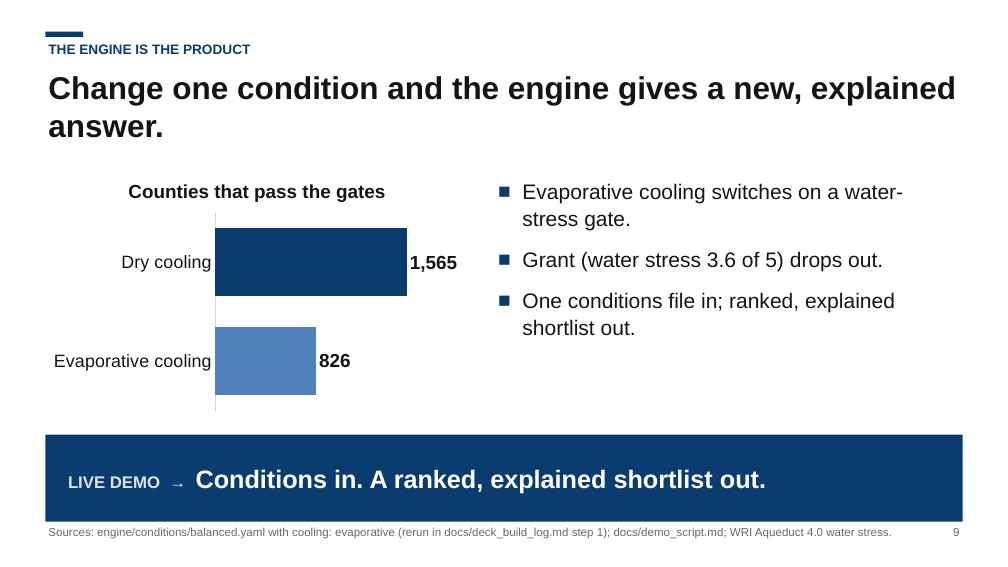
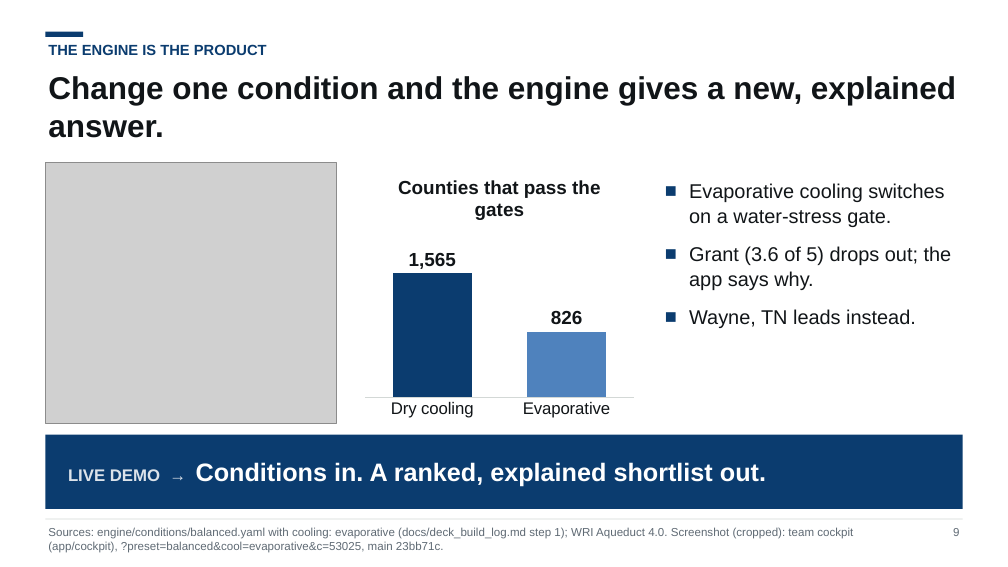
Before and after one commit to NeilKhandelwal/BAC-Hackathon, a slide deck: slide 9 of docs/deck/pitch_template.pptx. Drawn at 1008x567 pixels with LibreOffice and Linux fonts; fonts in the diff are those of the drawing; grey boxes stand for pictures. Boxes give left, top, right and bottom in pixels: in the first picture for what was removed or moved away, otherwise in the second. Text is boxed around its words. In the diff, an @@ line names an element or a change of style, - is before the commit and + after.

Commit message:
Finalize the pitch template after the advisor's deck review
Show the power-price result on the pick-change slide, qualify the
three-county tie as at today's prices, add a cockpit screenshot to the
engine slide, add a structural checker, fix footer and overflow issues
found in the renders, and write the morning summary and PR text in the
build log.

```diff
--- a/docs/deck/pitch_template.pptx
+++ b/docs/deck/pitch_template.pptx
@@ text "THE ENGINE IS THE PRODUCT" at <box>48,44,267,55</box>: size 13 to 14 pt @@
@@ picture added at <box>45,163,337,423</box> @@
@@ bar chart at <box>360,163,640,423</box> @@
@@ bar chart to column chart @@
-categories: Dry cooling, Evaporative cooling
+categories: Dry cooling, Evaporative
@@ category axis changed @@
@@ value axis changed @@
@@ bar spacing changed @@
@@ lettering changed @@
@@ column chart: place and size @@
-column chart at <box>45,166,469,416</box>
+column chart at <box>360,163,640,423</box>
@@ text "Evaporative cooling switches on a ...": place and size @@
-text "Evaporative cooling switches on a ..." at <box>522,183,903,336</box>
+text "Evaporative cooling switches on a ..." at <box>689,183,952,328</box>
@@ text at <box>689,183,944,227</box>: size 20 to 19 pt in "Evaporative cooling switches on a water-stress gate."; less space between paragraphs @@
@@ text at <box>689,246,952,328</box>: text changed; size 20 to 19 pt @@
-■ Grant (water stress 3.6 of 5) drops out.
-■ One conditions file in; ranked, explained shortlist out.
+■ Grant (3.6 of 5) drops out; the app says why.
+■ Wayne, TN leads instead.
@@ rectangle "LIVE DEMO → Conditions in. ...": place and size @@
-rectangle "LIVE DEMO → Conditions in. ..." at <box>45,435,963,522</box>
+rectangle "LIVE DEMO → Conditions in. ..." at <box>45,435,963,509</box>
@@ text at <box>48,527,853,553</box>: text changed @@
-Sources: engine/conditions/balanced.yaml with cooling: evaporative (rerun in docs/deck_build_log.md step 1); docs/demo_script.md; WRI Aqueduct 4.0 water stress.
+Sources: engine/conditions/balanced.yaml with cooling: evaporative (docs/deck_build_log.md step 1); WRI Aqueduct 4.0. Screenshot (cropped): team cockpit (app/cockpit), ?preset=balanced&cool=evaporative&c=53025, main 23bb71c.
```
Also in this commit, not shown: 14 other slides changed, 21 other files.
